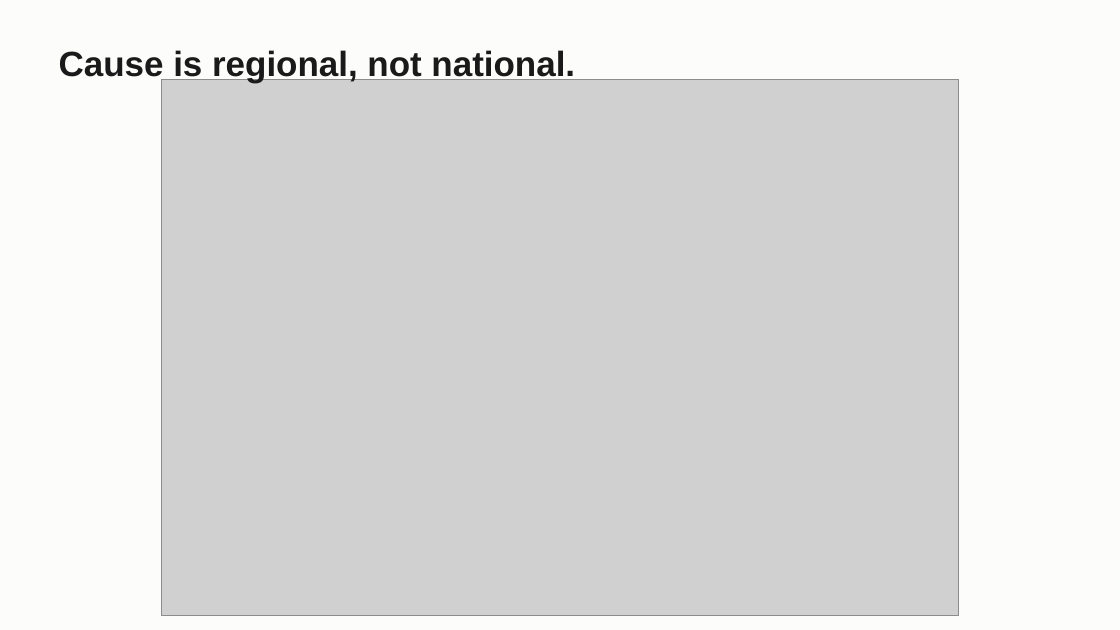
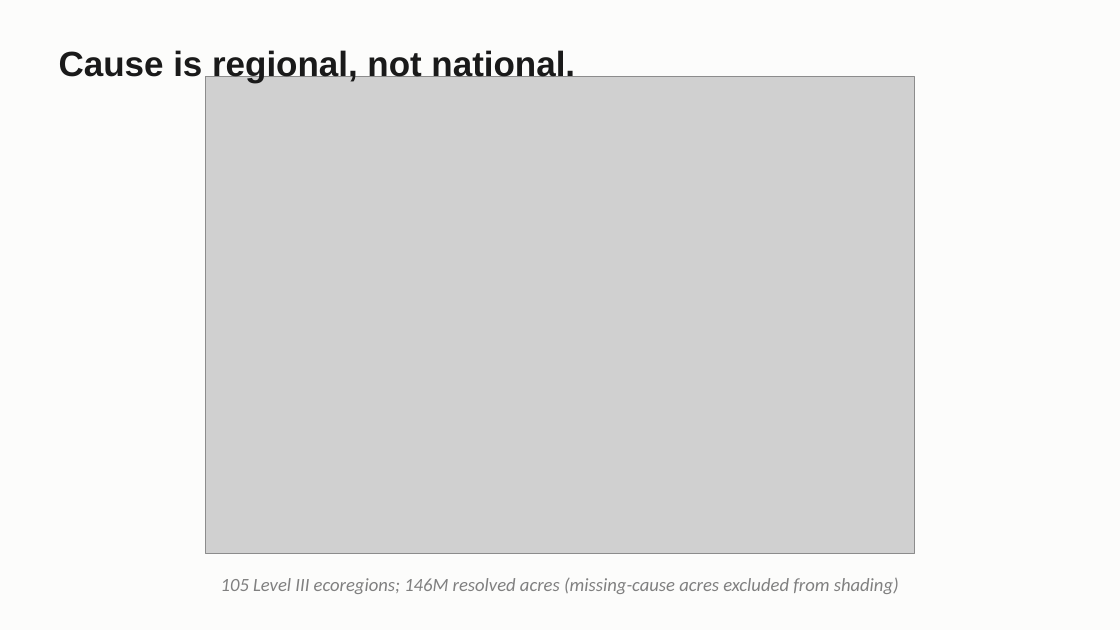
Before and after one commit to craig-rudman/MSDS696, a slide deck: slide 3 of coursework/W7/MSDS696_W7_Deck.pptx. Drawn at 1120x630 pixels with LibreOffice and Linux fonts; fonts in the diff are those of the drawing; grey boxes stand for pictures. Boxes give left, top, right and bottom in pixels: in the first picture for what was removed or moved away, otherwise in the second. Text is boxed around its words. In the diff, an @@ line names an element or a change of style, - is before the commit and + after.

```diff
--- a/coursework/W7/MSDS696_W7_Deck.pptx
+++ b/coursework/W7/MSDS696_W7_Deck.pptx
@@ picture: place and size @@
-picture at box(161, 79, 959, 615)
+picture at box(205, 76, 915, 554)
@@ text added at box(221, 578, 899, 594), 16 pt, text #808080, italic @@
+105 Level III ecoregions; 146M resolved acres (missing-cause acres excluded from shading)
```
Also in this commit, not shown: 15 other slides changed, 1 other file.
